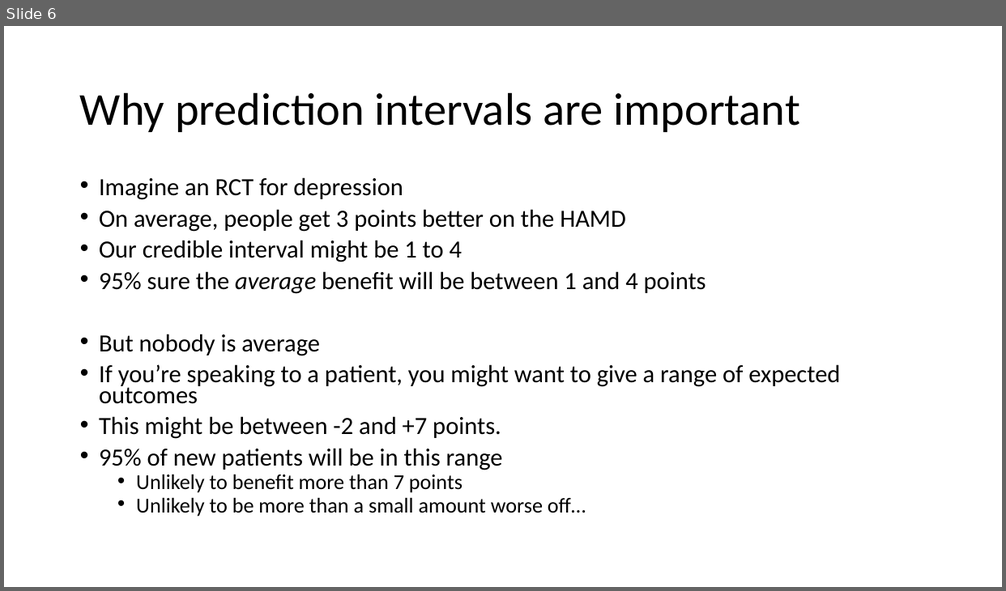
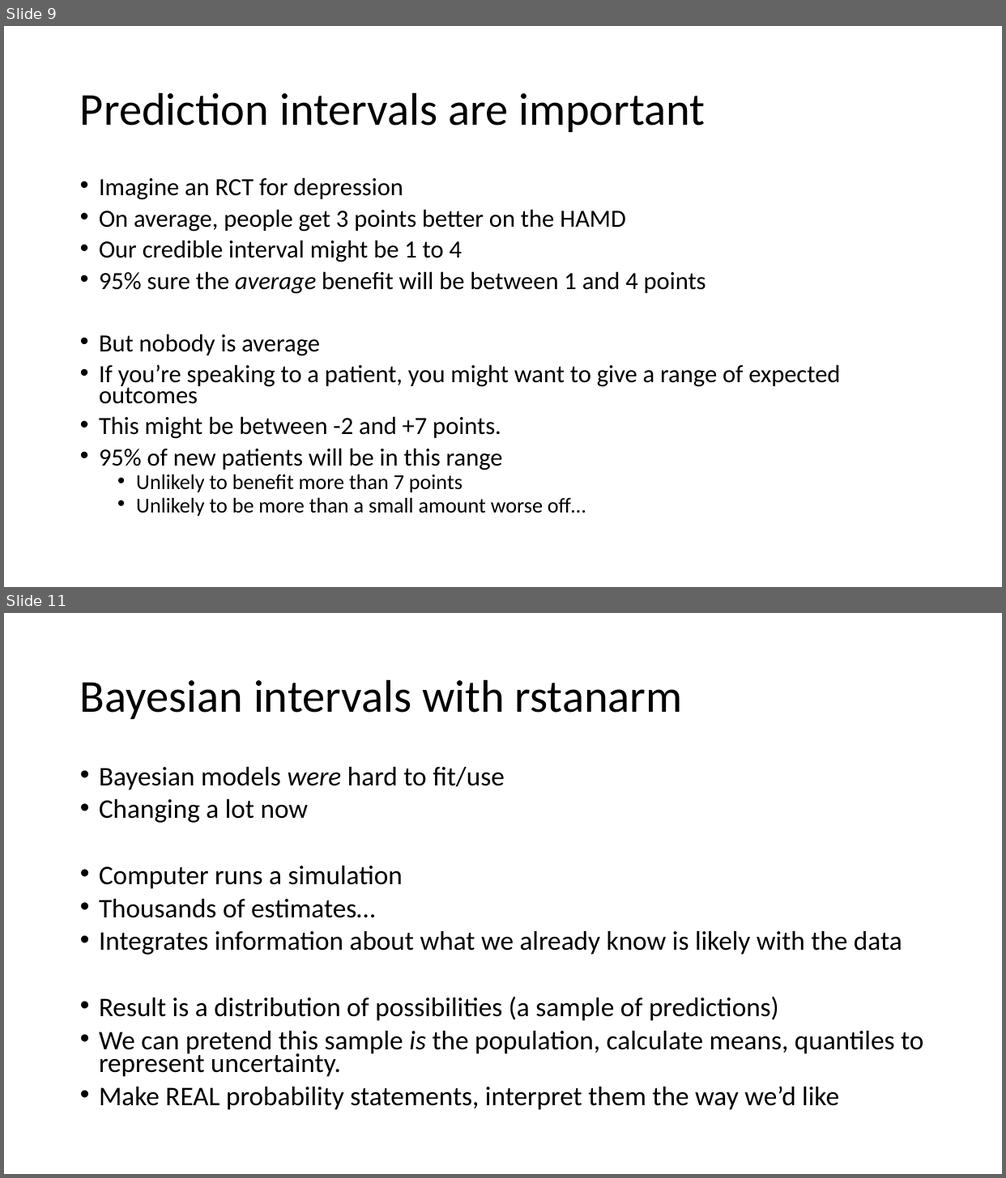
Before and after one commit to benwhalley/datafluency, a slide deck: slides/uncertainty.pptx. Shown one above the other, each under a label of ours: slide 6 before the commit, slides 9 and 11 after it; the slides between them are not shown. The pictures are 1006x591 and 1006x1178 pixels, drawn with LibreOffice and Linux fonts; fonts in the diff are those of the drawing. Boxes give left, top, right and bottom in pixels: in the first picture for what was removed or moved away, otherwise in the second. Text is boxed around its words. In the diff, an @@ line names an element or a change of style, - is before the commit and + after.

```diff
--- a/slides/uncertainty.pptx
+++ b/slides/uncertainty.pptx
@@ slide 11 added at [4,613,1002,1174], background #FFFFFF @@
@@ title added at [80,679,683,719], 44 pt, text #000000 @@
+Bayesian intervals with rstanarm
@@ text added at [99,767,923,1110], 25.9 pt, text #000000 @@
+• Bayesian models were hard to fit/use
+• Changing a lot now
+• Computer runs a simulation
+• Thousands of estimates…
+• Integrates information about what we already know is likely with the data
+• Result is a distribution of possibilities (a sample of predictions)
+• We can pretend this sample is the population, calculate means, quantiles to represent uncertainty.
+• Make REAL probability statements, interpret them the way we’d like
@@ what was slide 6 is now slide 9 @@
@@ slide 9 changed as well @@
@@ title at [80,92,705,132]: text changed @@
-Why prediction intervals are important
+Prediction intervals are important
```
Also in this commit, not shown: 5 other slides changed, 6 other slides added.
